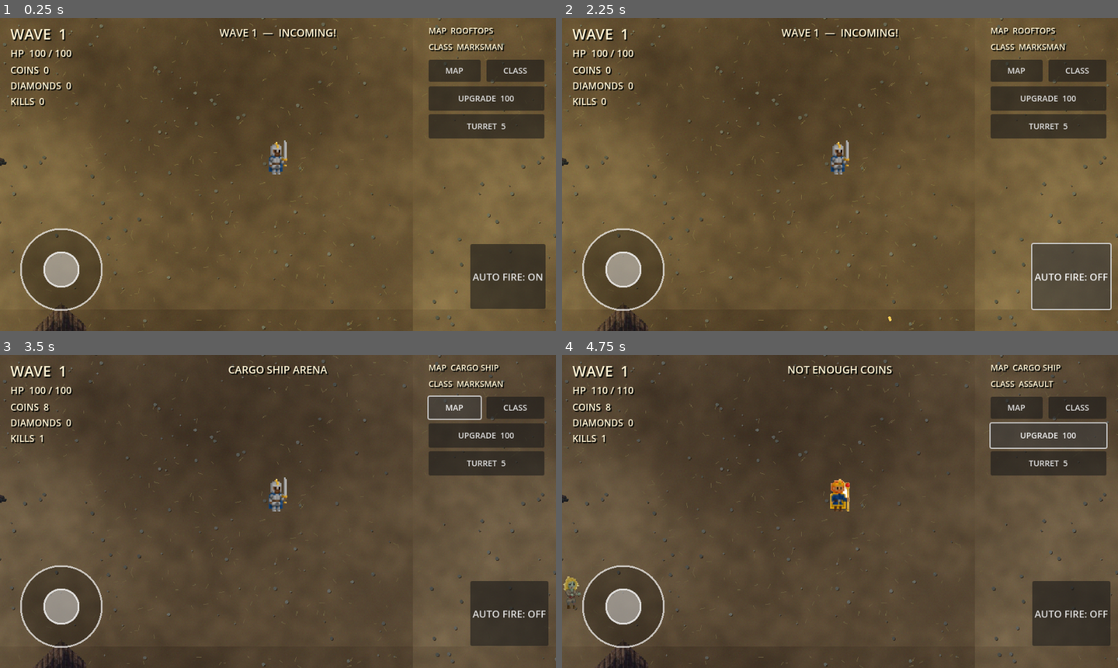
Above: before the commit, frames 1-4 (two rows, left to right).
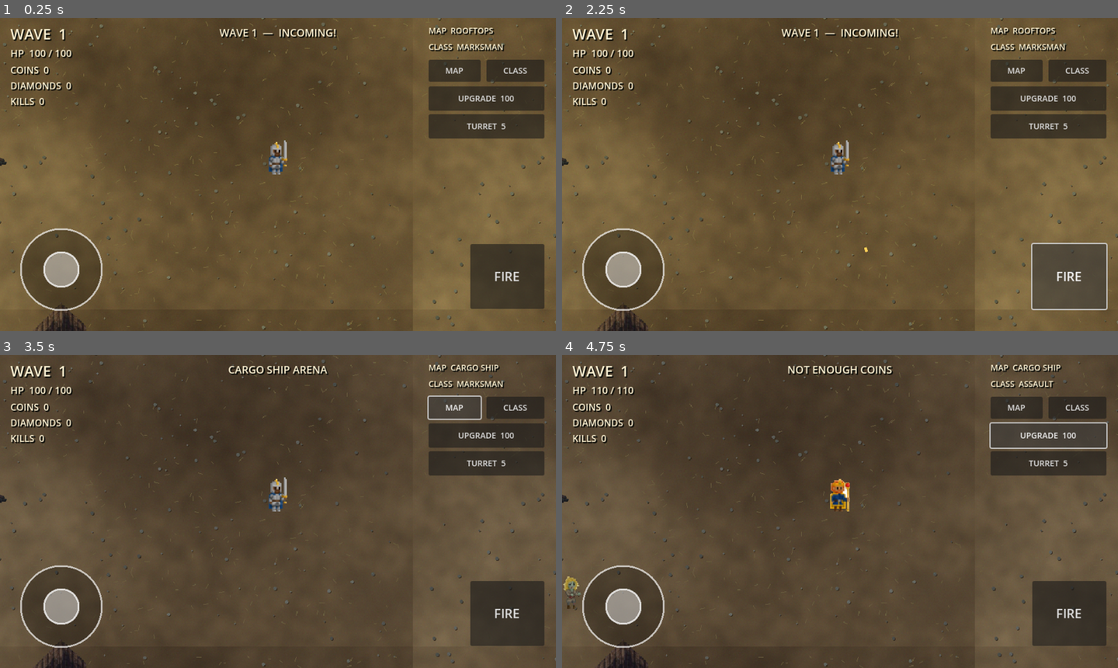
Above: after the commit, the same moments.

Repository: afie-boop/The-Fallen-Kingdom
Game: Godot game, scene res://scenes/deadzone.tscn
Two runs of this game, one before a commit and one after it. Both use one fixed random seed, a clock stepped at 60 frames per second and the inputs below.
Inputs (mouse positions are in pixels of both pictures, inside the frame that each line leads up to):
- Up to frame 1 (0.25 s): no input
- Up to frame 2 (2.25 s): click (1067, 277) at 0.5 s, where only the run before the commit has a clickable "AUTO FIRE: ON"; click (1073, 277) at 1.25 s, where only the run before the commit has a clickable "AUTO FIRE: OFF"; click (1067, 277) at 2 s, where only the run after the commit has a clickable "FIRE"
- Up to frame 3 (3.5 s): click "MAP" at 2.75 s
- Up to frame 4 (4.75 s): click "CLASS" at 3.5 s; click "UPGRADE 100" at 4.25 s

The runs differ from the first frame. In frame 1, 0.2% of the frame differs, in the area x 85-99%, y 72-93%; in frame 2, 0.4%, in the area x 54-99%, y 71-97%; in frame 3, 0.4%; in frame 4, 0.4%.

Commit message:
Replace auto-fire toggle with manual fire control and responsive HUD layout

Diff:
--- a/extracted/The-Fallen-Kingdom/scripts/deadzone_game.gd
+++ b/extracted/The-Fallen-Kingdom/scripts/deadzone_game.gd
@@ -23,7 +23,7 @@
 var intermission := 4.0
 var spawning_left := 0
 var wave_active := false
-var firing := true
+var firing := false
 var wave_label: Label
 var hp_label: Label
 var coin_label: Label
@@ -204,14 +204,15 @@
     upgrade_button = _make_button(layer, "UPGRADE  100", Vector2(740, 118), Vector2(200, 42), _buy_upgrade)
     turret_button = _make_button(layer, "TURRET  5", Vector2(740, 166), Vector2(200, 42), _buy_turret)
 
-    fire_button = _make_button(layer, "FIRE", Vector2(812, 390), Vector2(128, 112), _set_fire)
-    fire_button.text = "AUTO FIRE: ON"
-    fire_button.add_theme_font_size_override("font_size", 17)
+    fire_button = _make_button(layer, "FIRE", Vector2(812, 390), Vector2(128, 112), Callable())
+    fire_button.add_theme_font_size_override("font_size", 22)
+    fire_button.button_down.connect(_begin_fire)
+    fire_button.button_up.connect(_end_fire)
     joystick = JOYSTICK_SCRIPT.new() as TouchJoystick
     joystick.name = "TouchJoystick"
     layer.add_child(joystick)
-    joystick.fit_to(get_viewport_rect().size)
-    get_viewport().size_changed.connect(func(): joystick.fit_to(get_viewport_rect().size))
+    _layout_hud()
+    get_viewport().size_changed.connect(_layout_hud)
 
 func _make_label(parent: Node, at: Vector2, dimensions: Vector2, font_size: int) -> Label:
     var label := Label.new()
@@ -231,13 +232,36 @@
     button.position = at
     button.size = dimensions
     button.add_theme_font_size_override("font_size", 14)
-    button.pressed.connect(callback)
+    if callback.is_valid():
+        button.pressed.connect(callback)
     parent.add_child(button)
     return button
 
-func _set_fire() -> void:
-    firing = not firing
-    fire_button.text = "AUTO FIRE: ON" if firing else "AUTO FIRE: OFF"
+func _begin_fire() -> void:
+    firing = true
+    fire_button.text = "FIRING"
+
+func _end_fire() -> void:
+    firing = false
+    fire_button.text = "FIRE"
+
+func _layout_hud() -> void:
+    var view_size := get_viewport_rect().size
+    var right := view_size.x - 220.0
+    wave_label.position = Vector2(18, 10)
+    hp_label.position = Vector2(18, 48)
+    coin_label.position = Vector2(18, 78)
+    diamond_label.position = Vector2(18, 105)
+    kill_label.position = Vector2(18, 132)
+    status_label.position = Vector2((view_size.x - 460.0) * 0.5, 12)
+    map_label.position = Vector2(right, 12)
+    class_label.position = Vector2(right, 40)
+    map_button.position = Vector2(right, 72)
+    class_button.position = Vector2(right + 100.0, 72)
+    upgrade_button.position = Vector2(right, 118)
+    turret_button.position = Vector2(right, 166)
+    fire_button.position = Vector2(view_size.x - 148.0, view_size.y - 150.0)
+    joystick.fit_to(view_size)
 
 func _start_wave() -> void:
     wave += 1
